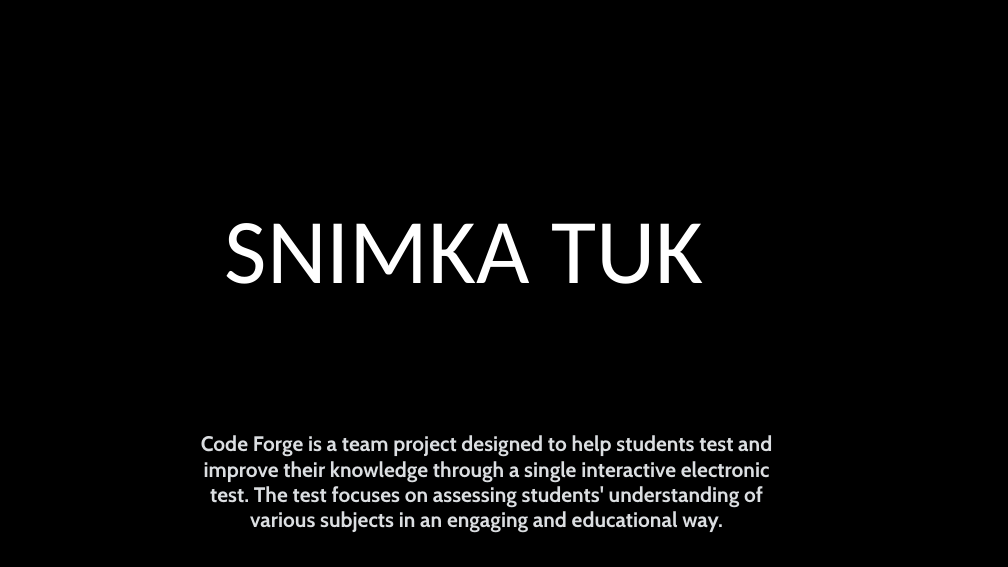
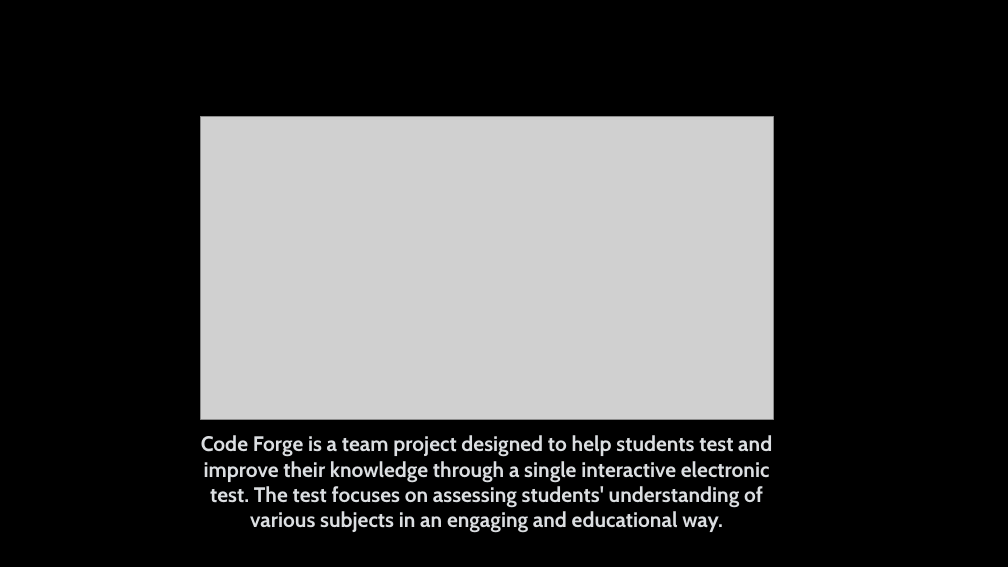
Before and after one commit to codingburgas/sprint-eschool-codeforge-1, a slide deck: slide 5 of docs/CodeForgePresentation.pptx. Drawn at 1008x567 pixels with LibreOffice and Linux fonts; fonts in the diff are those of the drawing; grey boxes stand for pictures; background and template pictures are left out. Boxes give left, top, right and bottom in pixels: in the first picture for what was removed or moved away, otherwise in the second. Text is boxed around its words. In the diff, an @@ line names an element or a change of style, - is before the commit and + after.

Commit message:
Add presentation

```diff
--- a/docs/CodeForgePresentation.pptx
+++ b/docs/CodeForgePresentation.pptx
@@ picture added at (x1=200, y1=117, x2=773, y2=420) @@
@@ text removed at (x1=225, y1=223, x2=703, y2=284) @@
-SNIMKA TUK
```
